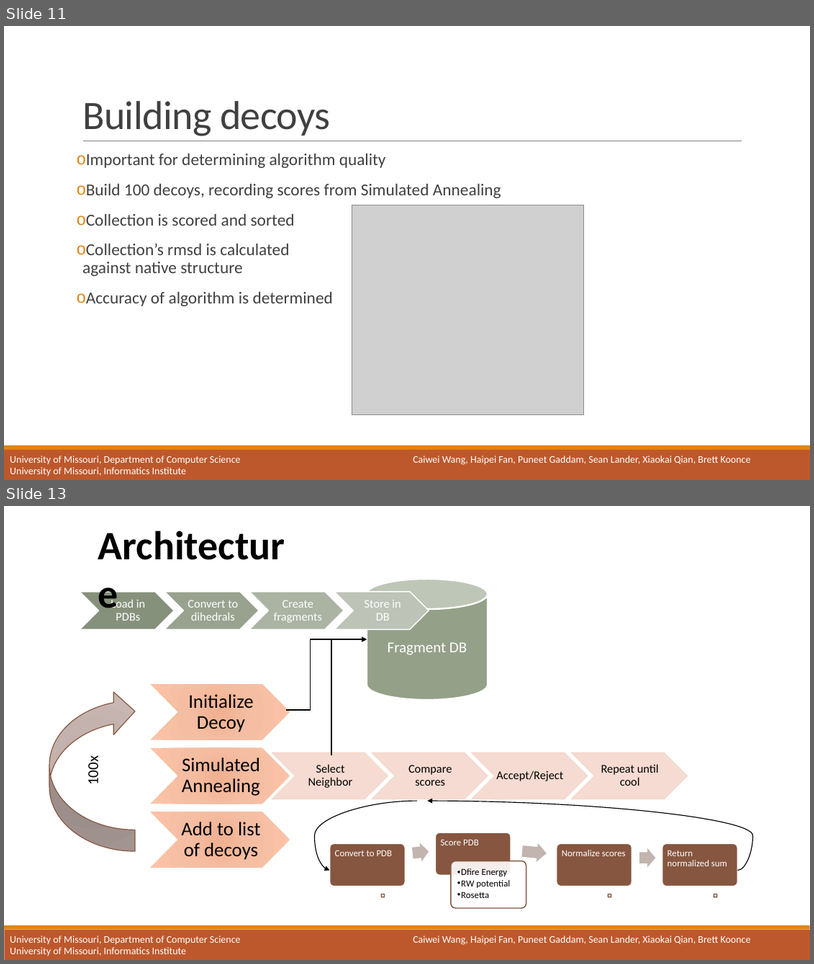
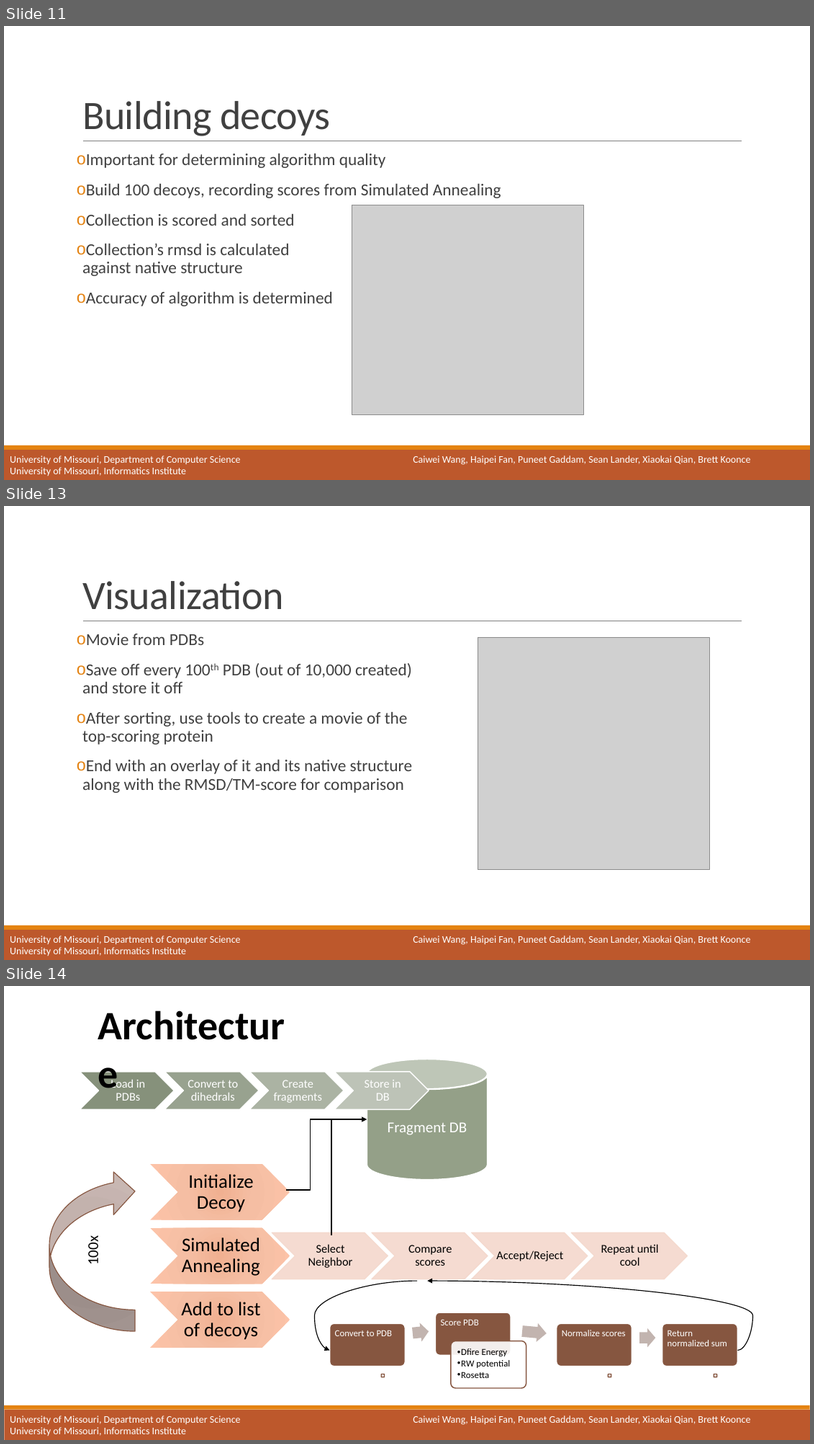
Before and after one commit to MizzouCMMSGroup1/TFPyModeller, a slide deck: doc/TFPyModeller Project Presentation.pptx. Shown one above the other, each under a label of ours: slides 11 and 13 before the commit, slides 11, 13 and 14 after it; the slides between them are not shown. The pictures are 814x964 and 814x1444 pixels, drawn with LibreOffice and Linux fonts; fonts in the diff are those of the drawing; grey boxes stand for pictures; background and template pictures are left out. Boxes give left, top, right and bottom in pixels: in the first picture for what was removed or moved away, otherwise in the second. Text is boxed around its words. In the diff, an @@ line names an element or a change of style, - is before the commit and + after.

```diff
--- a/doc/TFPyModeller Project Presentation.pptx
+++ b/doc/TFPyModeller Project Presentation.pptx
@@ slide 13 added at bbox=[4, 506, 810, 960], background #FFFFFF; not listed: 5 template elements that a slide beside it also shows @@
@@ title added at bbox=[82, 581, 283, 610], 48 pt, text #404040 @@
+Visualization
@@ text added at bbox=[82, 633, 413, 793], 20 pt, text #404040 @@
+o Movie from PDBs
+o Save off every 100th PDB (out of 10,000 created)
+  and store it off
+o After sorting, use tools to create a movie of the
+  top-scoring protein
+o End with an overlay of it and its native structure
+  along with the RMSD/TM-score for comparison
@@ picture added at bbox=[478, 637, 710, 869] @@
@@ what was slide 13 is now slide 14 @@
```
Also in this commit, not shown: 1 slide changed, 2 other slides added.
